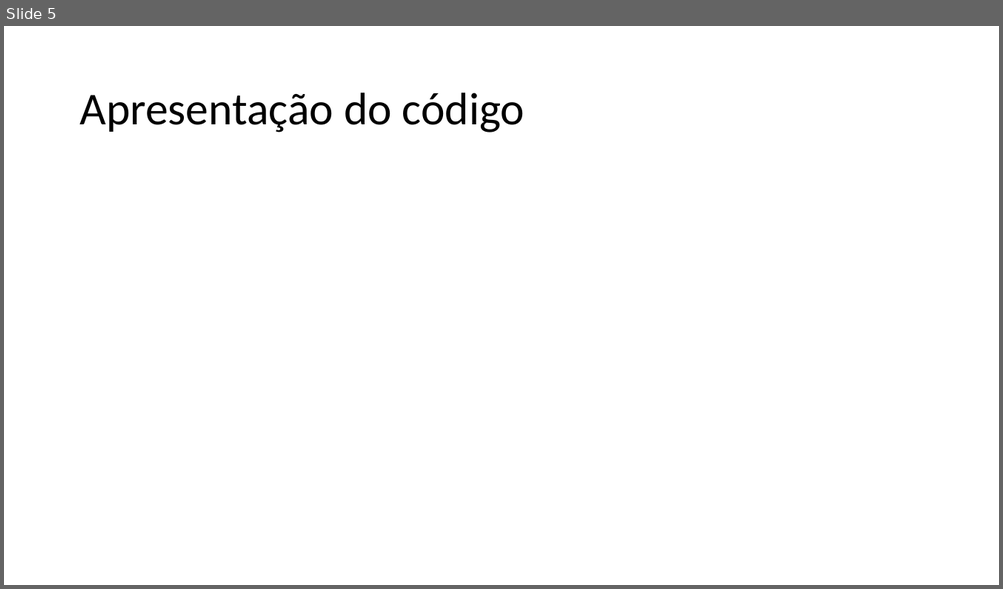
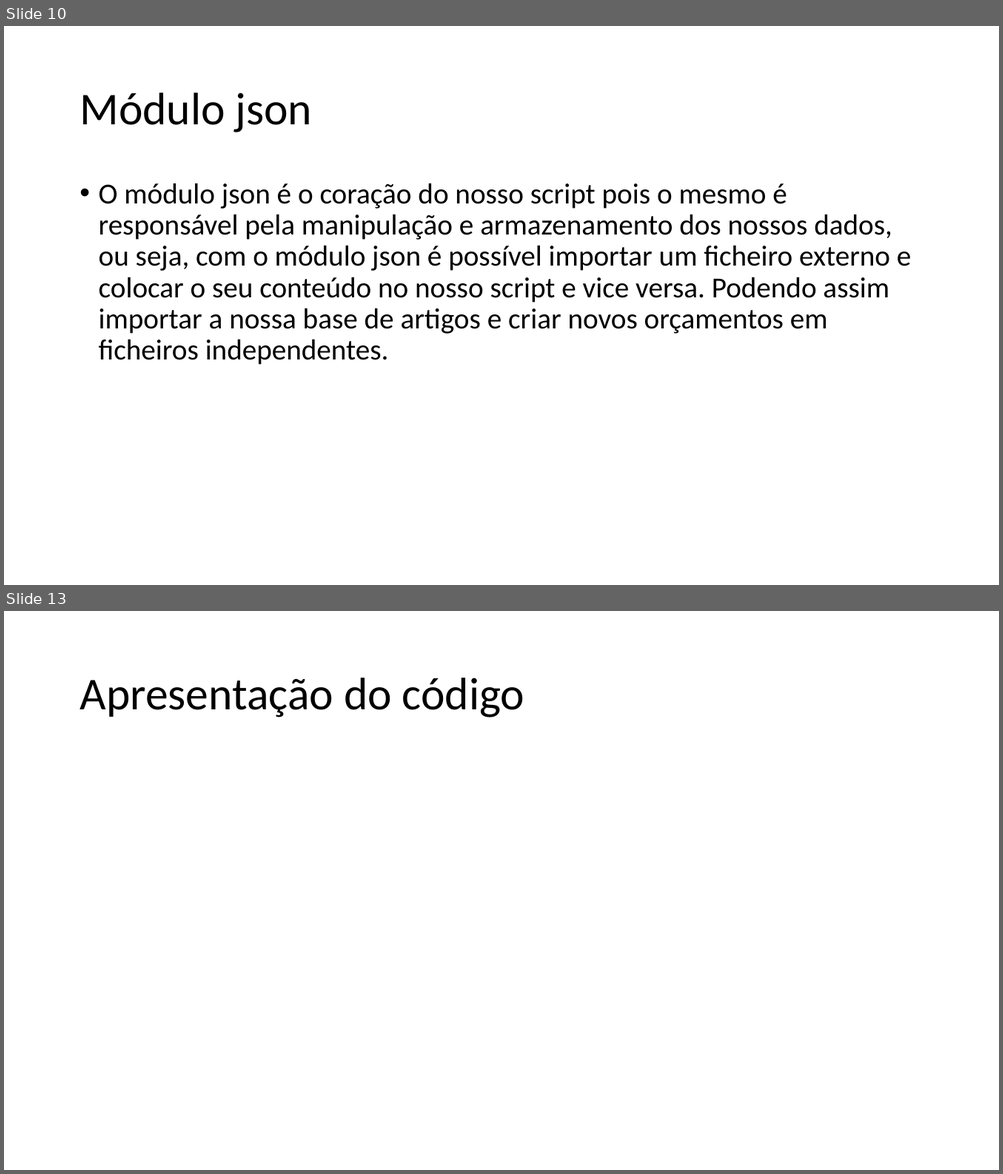
Before and after one commit to JorgeFilipePinto/orcamentacao_auto, a slide deck: Apresentação.pptx. Shown one above the other, each under a label of ours: slide 5 before the commit, slides 10 and 13 after it; the slides between them are not shown. The pictures are 1003x589 and 1003x1174 pixels, drawn with LibreOffice and Linux fonts; fonts in the diff are those of the drawing. Boxes give left, top, right and bottom in pixels: in the first picture for what was removed or moved away, otherwise in the second. Text is boxed around its words. In the diff, an @@ line names an element or a change of style, - is before the commit and + after.

```diff
--- a/Apresentação.pptx
+++ b/Apresentação.pptx
@@ slide 10 added at (x1=4, y1=26, x2=999, y2=585), background #FFFFFF @@
@@ title added at (x1=79, y1=93, x2=313, y2=133), 44 pt, text #000000 @@
+Módulo json
@@ text added at (x1=99, y1=183, x2=910, y2=365), 28 pt, text #000000 @@
+• O módulo json é o coração do nosso script pois o mesmo é responsável pela manipulação e armazenamento dos nossos dados, ou seja, com o módulo json é possível importar um ficheiro externo e colocar o seu conteúdo no nosso script e vice versa. Podendo assim importar a nossa base de artigos e criar novos orçamentos em ficheiros independentes.
@@ what was slide 5 is now slide 13 @@
```
Also in this commit, not shown: 2 slides changed, 7 other slides added, 2 other files.
